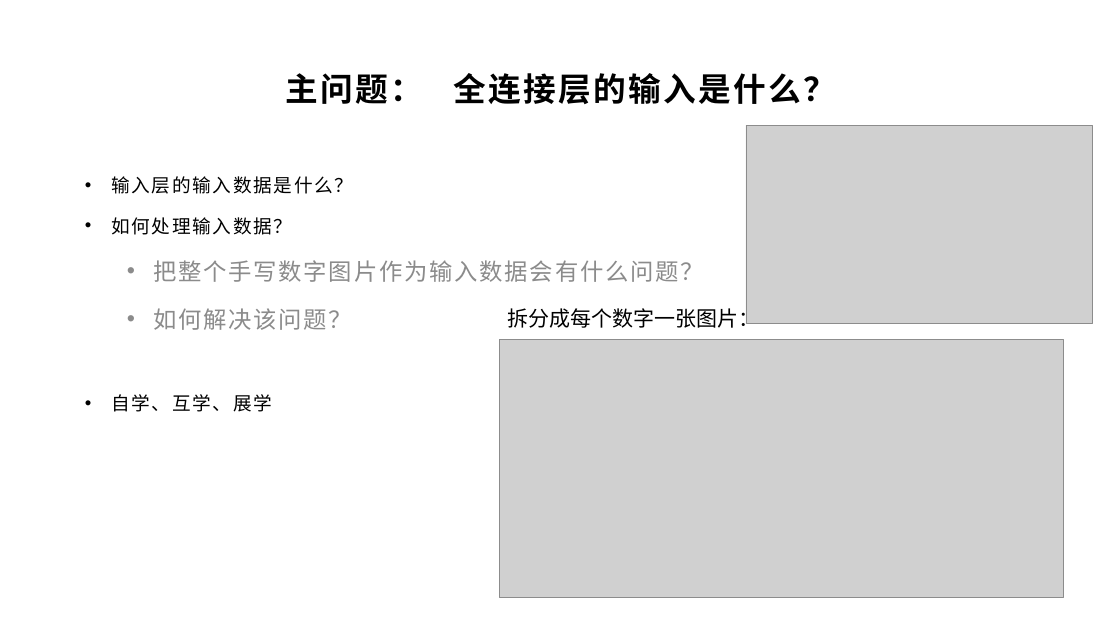
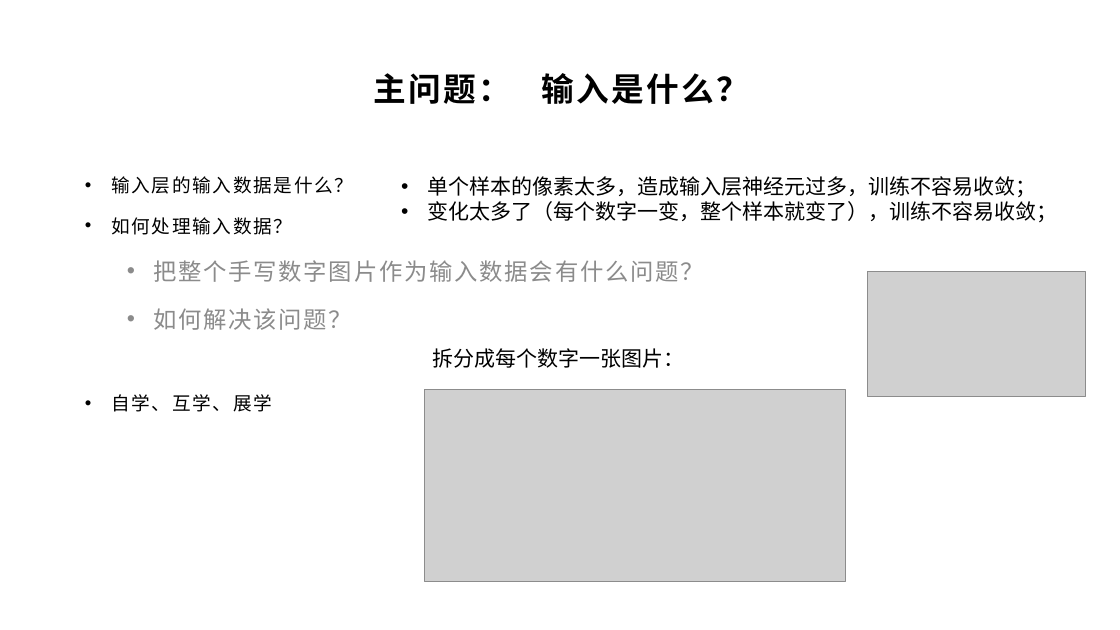
Before and after one commit to yyc-git/DeepLearningEdu, a slide deck: slide 7 of lessons/5_handwriting_by_linear_layer/ppt/用全连接层识别手写数字.pptx. Drawn at 1120x630 pixels with LibreOffice and Linux fonts; fonts in the diff are those of the drawing; grey boxes stand for pictures; background and template pictures are left out. Boxes give left, top, right and bottom in pixels: in the first picture for what was removed or moved away, otherwise in the second. Text is boxed around its words. In the diff, an @@ line names an element or a change of style, - is before the commit and + after.

```diff
--- a/lessons/5_handwriting_by_linear_layer/ppt/用全连接层识别手写数字.pptx
+++ b/lessons/5_handwriting_by_linear_layer/ppt/用全连接层识别手写数字.pptx
@@ title at [373, 73, 748, 104]: text changed @@
-主问题： 全连接层的输入是什么？
+主问题： 输入是什么？
@@ text added at [427, 176, 1057, 222], 18 pt, text #000000 @@
+• 单个样本的像素太多，造成输入层神经元过多，训练不容易收敛；
+• 变化太多了（每个数字一变，整个样本就变了），训练不容易收敛；
@@ picture: place and size @@
-picture at [746, 125, 1092, 323]
+picture at [868, 272, 1086, 397]
@@ text "拆分成每个数字一张图片：": place and size @@
-text "拆分成每个数字一张图片：" at [507, 305, 759, 328]
+text "拆分成每个数字一张图片：" at [433, 348, 685, 368]
@@ picture: place and size @@
-picture at [499, 339, 1063, 597]
+picture at [424, 389, 845, 581]
```
Also in this commit, not shown: 12 other slides changed.
